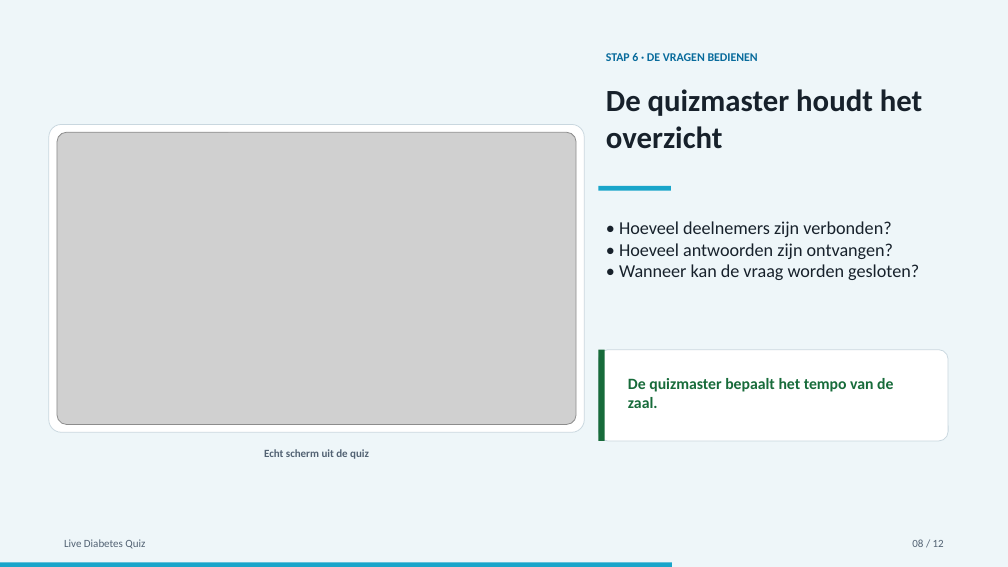
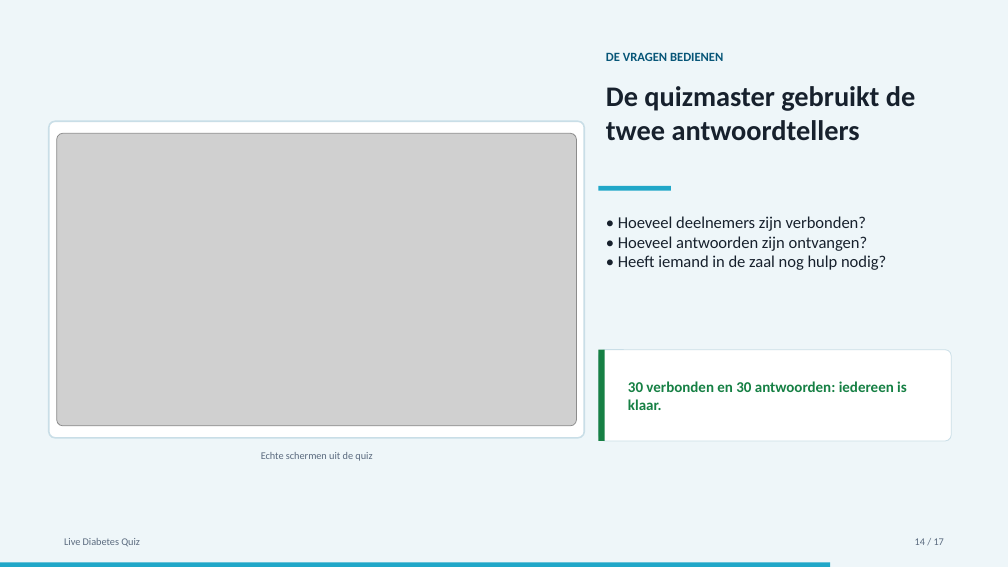
Before and after one commit to Fredje4711/live-diabetes-quiz, a slide deck: slide 14 of video-handleiding/Live-Diabetes-Quiz-storyboard.pptx (slide 8 before the commit). Drawn at 1008x567 pixels with LibreOffice and Linux fonts; fonts in the diff are those of the drawing; grey boxes stand for pictures. Boxes give left, top, right and bottom in pixels: in the first picture for what was removed or moved away, otherwise in the second. Text is boxed around its words. In the diff, an @@ line names an element or a change of style, - is before the commit and + after.

```diff
--- a/video-handleiding/Live-Diabetes-Quiz-storyboard.pptx
+++ b/video-handleiding/Live-Diabetes-Quiz-storyboard.pptx
@@ text at [606, 52, 723, 61]: text changed; size 11.2 to 12 pt; text colour #086B9C to #075678 @@
-STAP 6 · DE VRAGEN BEDIENEN
+DE VRAGEN BEDIENEN
@@ text at [606, 86, 915, 140]: text changed; size 29.2 to 27 pt; text colour #17212B to #17212D @@
-De quizmaster houdt het overzicht
+De quizmaster gebruikt de twee antwoordtellers
@@ rounded rectangle: place and size @@
-rounded rectangle at [49, 125, 585, 433]
+rounded rectangle at [49, 121, 585, 438]
@@ rounded rectangle at [49, 121, 585, 438]: outline #C9D7DF 0.75 pt to #C9DEE7 1.5 pt; proportions changed @@
@@ text at [618, 216, 868, 251]: size 17.2 to 15.8 pt, text colour #17212B to #17212D in "• Hoeveel deelnemers zijn verbonden?", "• Hoeveel antwoorden zijn ontvangen?" @@
@@ text at [618, 255, 886, 270]: text changed; size 17.2 to 15.8 pt; text colour #17212B to #17212D @@
-• Wanneer kan de vraag worden gesloten?
+• Heeft iemand in de zaal nog hulp nodig?
@@ rectangle at [599, 349, 605, 441]: fill #176B3A to #168044 @@
@@ rounded rectangle: place and size @@
-rounded rectangle at [599, 349, 948, 441]
+rounded rectangle at [599, 349, 952, 441]
@@ rounded rectangle at [599, 349, 952, 441]: outline #C9D7DF 0.75 pt to #C9DEE7 0.75 pt; proportions changed @@
@@ text removed at [628, 378, 893, 408] @@
-De quizmaster bepaalt het tempo van de zaal.
@@ text added at [628, 381, 907, 410], 14.2 pt, text #168044, bold @@
+30 verbonden en 30 antwoorden: iedereen is klaar.
@@ text at [261, 452, 372, 461]: text changed; size 10.5 to 9.8 pt; text colour #526273 to #5B6B7F; bold off @@
-Echt scherm uit de quiz
+Echte schermen uit de quiz
@@ text "Live Diabetes Quiz" at [64, 538, 140, 547]: size 10.5 to 9.8 pt, text colour #526273 to #5B6B7F; vertical alignment top to middle @@
@@ vertical alignment top to middle in 3 elements at [606, 52, 723, 61], [261, 452, 372, 461], [915, 538, 944, 545] @@
@@ text at [915, 538, 944, 545]: text changed; size 10.5 to 9.8 pt; text colour #526273 to #5B6B7F @@
-08 / 12
+14 / 17
@@ rectangle: place and size @@
-rectangle at [0, 563, 672, 567]
+rectangle at [0, 563, 830, 567]
@@ rectangle at [0, 563, 830, 567]: fill #19A5CA to #20A7C8 @@
```
Also in this commit, not shown: 4 other slides changed, 12 slides added, 7 slides removed, 3 other files.
